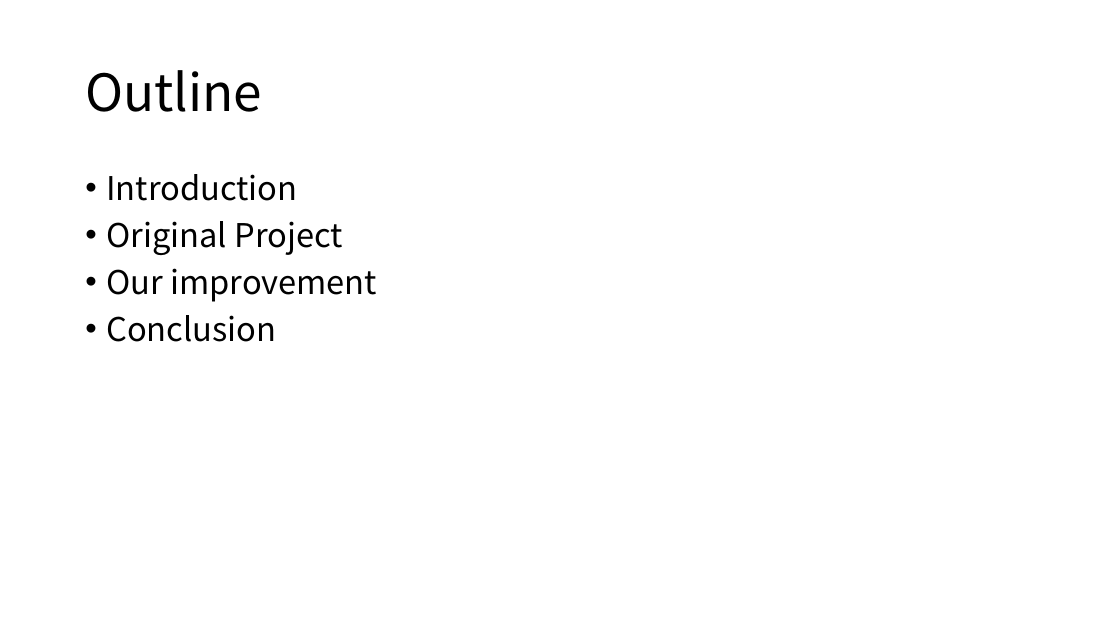
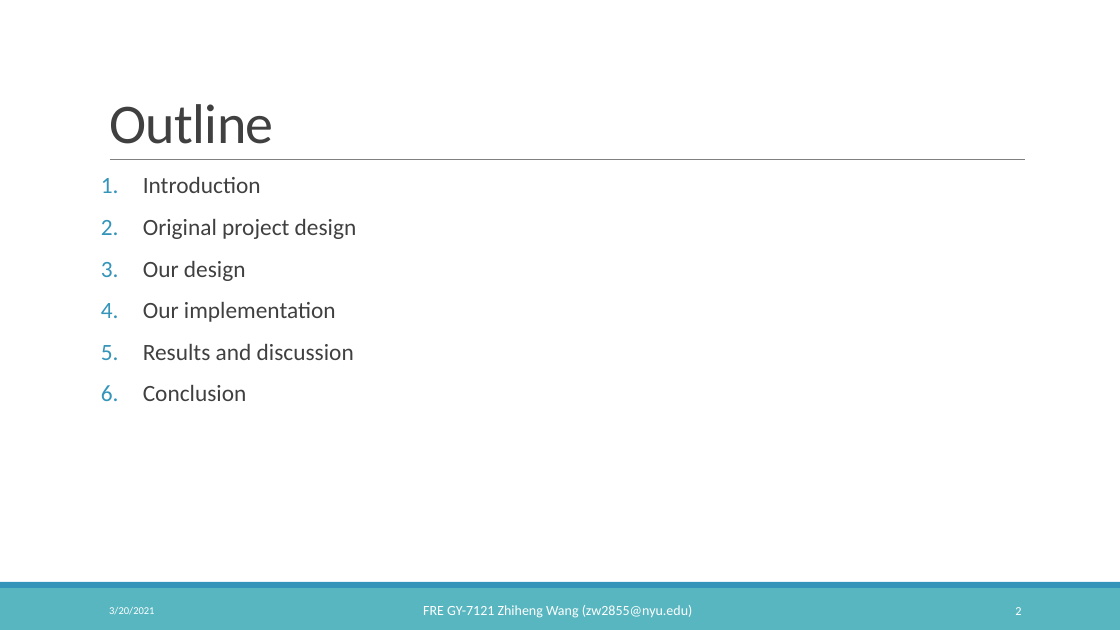
Before and after one commit to Emma3434/FRE-7121-Final-Project, a slide deck: slide 2 of 7121 Statistical Arbitrage Final Project.pptx. Drawn at 1120x630 pixels with LibreOffice and Linux fonts; fonts in the diff are those of the drawing. Boxes give left, top, right and bottom in pixels: in the first picture for what was removed or moved away, otherwise in the second. Text is boxed around its words. In the diff, an @@ line names an element or a change of style, - is before the commit and + after.

```diff
--- a/7121 Statistical Arbitrage Final Project.pptx
+++ b/7121 Statistical Arbitrage Final Project.pptx
@@ title "Outline": place and size @@
-title "Outline" at (85,70,262,112)
+title "Outline" at (109,104,274,144)
@@ title "Outline" at (109,104,274,144): size 44 to 48 pt, font Noto Sans CJK SC to Calibri, text colour #000000 to #404040, letter spacing 0 to -0.5 pt; line spacing 0.9 to 0.85; vertical alignment middle to bottom @@
@@ text "Introduction": place and size @@
-text "Introduction" at (106,174,377,342)
+text "Introduction" at (143,177,357,401)
@@ line added from (110, 160) to (1026, 160), #808080 0.5 pt @@
@@ text at (143,177,261,401): size 28 to 20 pt, font Noto Sans CJK SC to Calibri, text colour #000000 to #404040 in "Introduction", "Conclusion"; bullet • to 1.; more space between paragraphs @@
@@ text at (143,219,357,360): text changed; size 28 to 20 pt; font Noto Sans CJK SC to Calibri; text colour #000000 to #404040 @@
-• Original Project
-• Our improvement
+2. Original project design
+3. Our design
+4. Our implementation
+5. Results and discussion
@@ rectangle added at (0,588,1120,630), fill #58B6C0 @@
@@ rectangle added at (0,582,1120,588), fill #3494BA @@
@@ text added at (109,607,154,615), 9 pt, text #FFFFFF @@
+3/20/2021
@@ text added at (423,605,693,618), 12 pt, text #FFFFFF @@
+FRE GY-7121 Zhiheng Wang (zw2855@nyu.edu)
@@ page number added at (1015,607,1021,615), 10.5 pt, text #FFFFFF @@
+2
```
Also in this commit, not shown: 6 other slides changed, 6 slides added, 2 slides removed, 2 other files.
